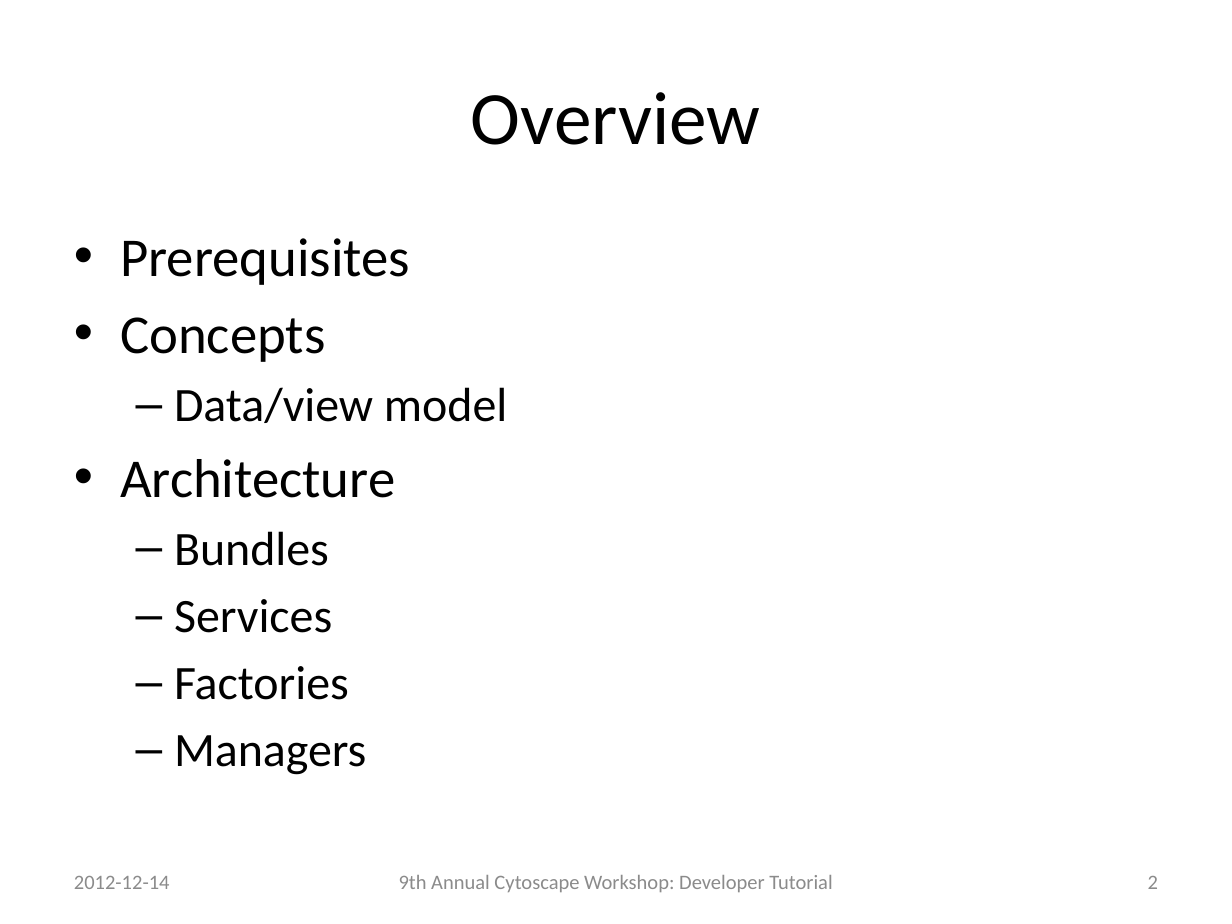
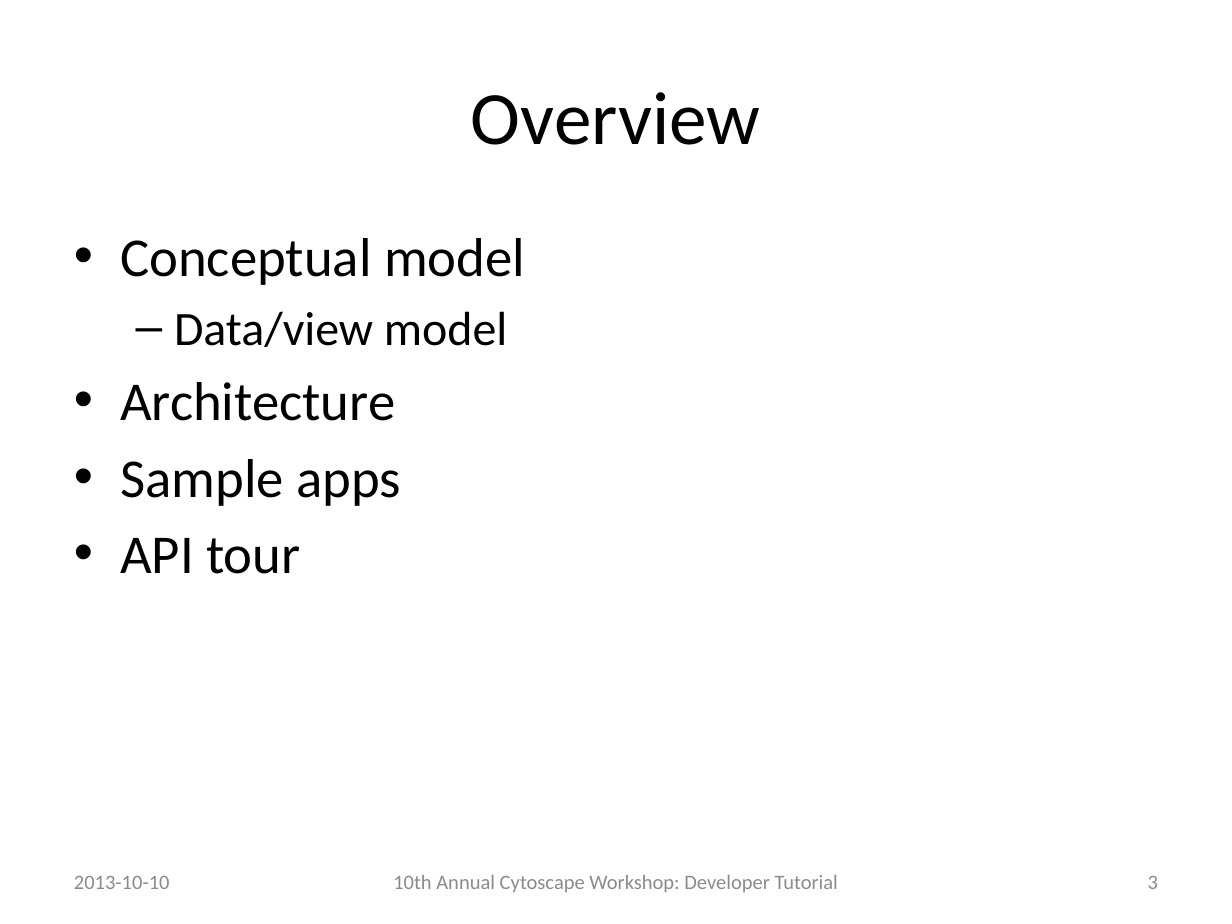
Before and after one commit to jrrmzz/cy3-dev-tutorial, a slide deck: slide 3 of slides.pptx (slide 2 before the commit). Drawn at 1232x924 pixels with LibreOffice and Linux fonts; fonts in the diff are those of the drawing. Boxes give left, top, right and bottom in pixels: in the first picture for what was removed or moved away, otherwise in the second. Text is boxed around its words. In the diff, an @@ line names an element or a change of style, - is before the commit and + after.

Commit message:
Updated tutorial materials for 2013 workshop/retreat

```diff
--- a/slides.pptx
+++ b/slides.pptx
@@ text at bbox=[120, 238, 525, 285]: text changed @@
-• Prerequisites
-• Concepts
+• Conceptual model
@@ text at bbox=[120, 459, 401, 574]: text changed; size 28 to 32 pt @@
-  – Bundles
-  – Services
-  – Factories
-  – Managers
+• Sample apps
+• API tour
@@ text at bbox=[74, 876, 170, 889]: text changed @@
-2012-12-14
+2013-10-10
@@ text at bbox=[393, 875, 838, 892]: text changed @@
-9th Annual Cytoscape Workshop: Developer Tutorial
+10th Annual Cytoscape Workshop: Developer Tutorial
@@ page number at bbox=[1148, 876, 1158, 889]: text changed @@
-2
+3
```
Also in this commit, not shown: 38 other slides changed, 6 slides added, 2 other files.
